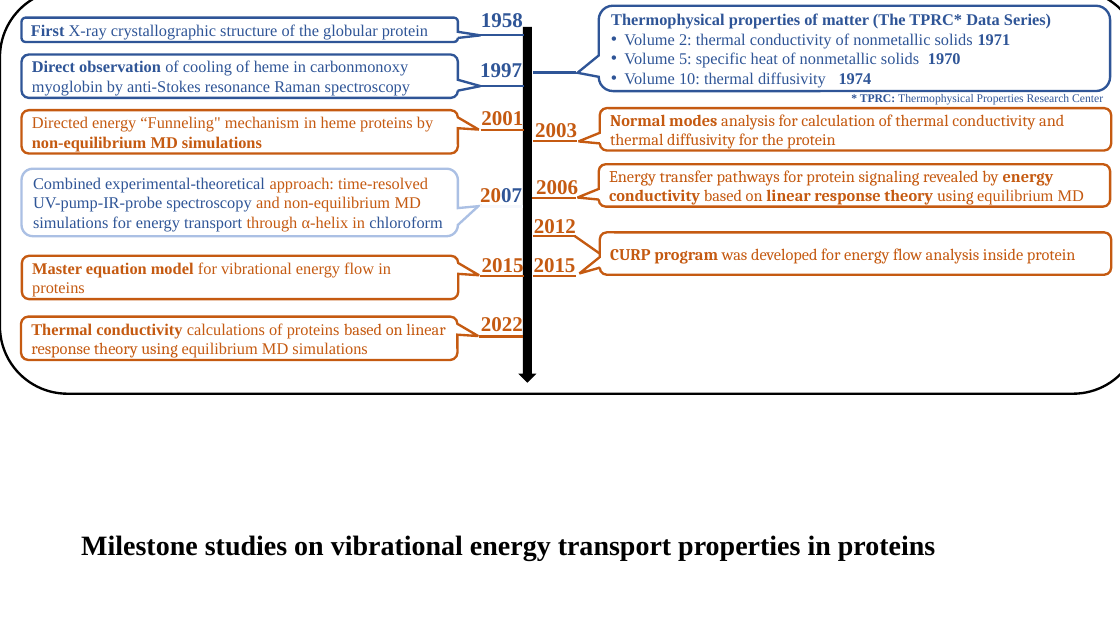
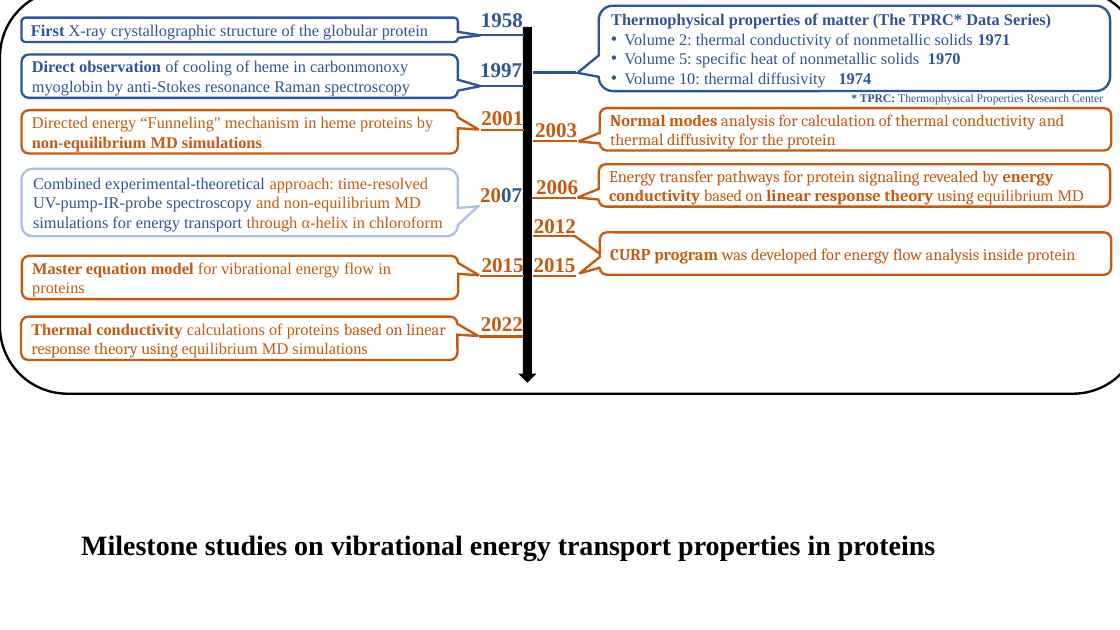
Before and after one commit to zorowangtt/phdthesis, a slide deck: slide 2 of figures/introduction/ppts/summary of methods.pptx. Drawn at 1120x630 pixels with LibreOffice and Linux fonts; fonts in the diff are those of the drawing. Boxes give left, top, right and bottom in pixels: in the first picture for what was removed or moved away, otherwise in the second. Text is boxed around its words. In the diff, an @@ line names an element or a change of style, - is before the commit and + after.

```diff
--- a/figures/introduction/ppts/summary of methods.pptx
+++ b/figures/introduction/ppts/summary of methods.pptx
@@ rounded speech box "Combined experimental-theoretical approach: time-resolved UV ..." at bbox=[22, 169, 459, 236]: text colour #2F5597 to #C55A11 in "chloroform" @@
```
Also in this commit, not shown: 12 other files.
